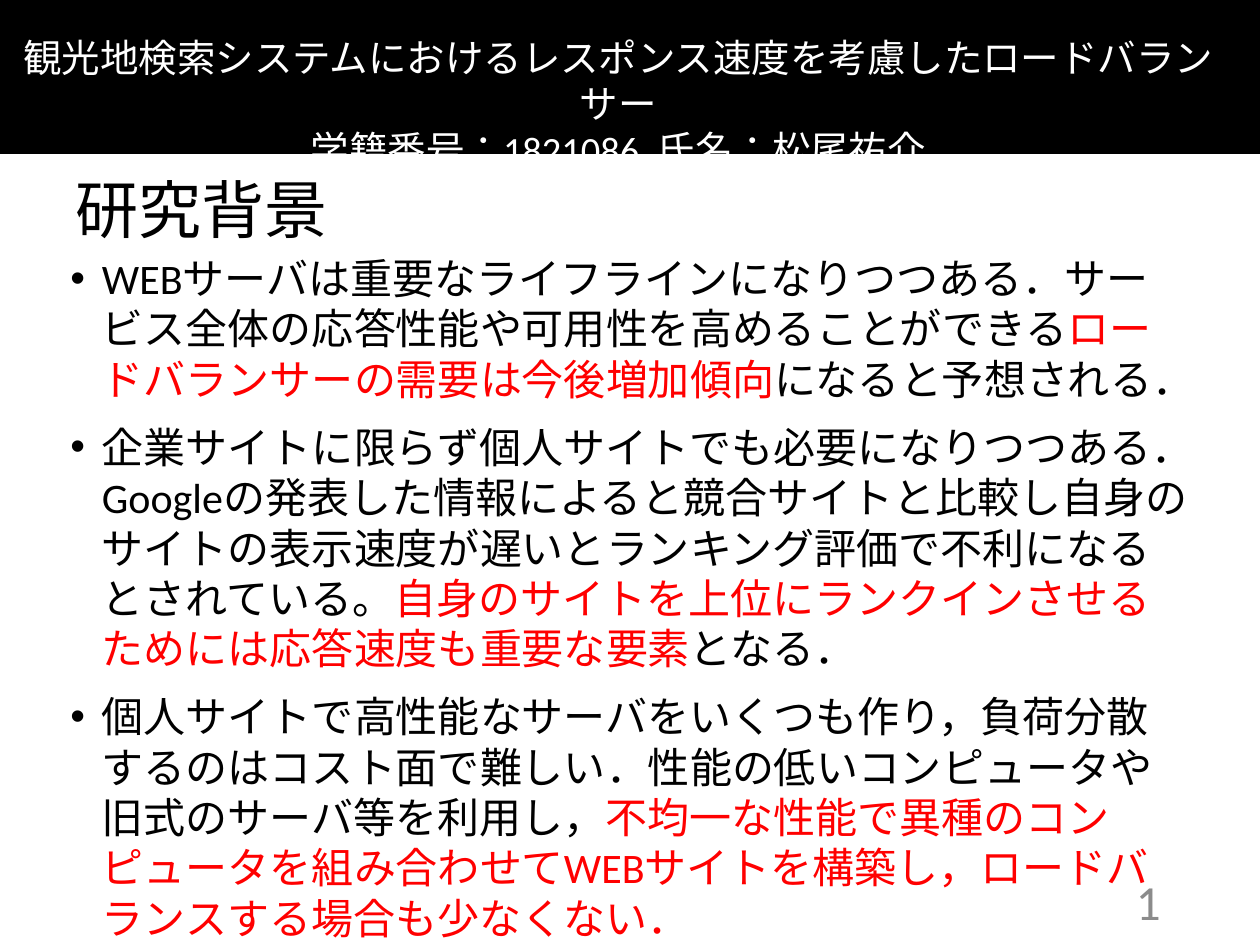
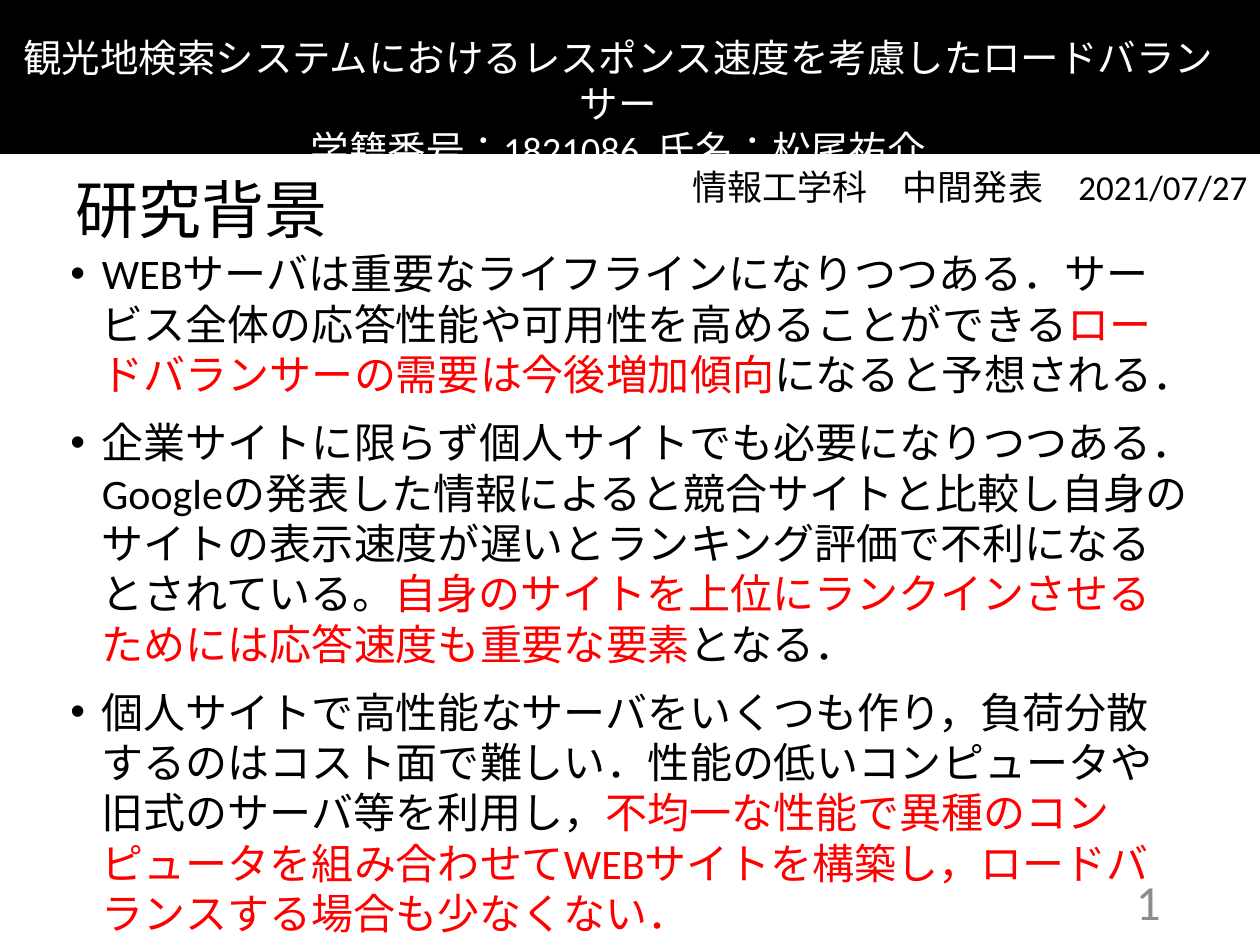
Before and after one commit to kait-takanolab/1821086_matsuo_thesis, a slide deck: slide 1 of 発表用/1821086_中間発表.pptx. Drawn at 1260x945 pixels with LibreOffice and Linux fonts; fonts in the diff are those of the drawing. Boxes give left, top, right and bottom in pixels: in the first picture for what was removed or moved away, otherwise in the second. Text is boxed around its words. In the diff, an @@ line names an element or a change of style, - is before the commit and + after.

Commit message:
2021/07/27 16:37:17.44

```diff
--- a/発表用/1821086_中間発表.pptx
+++ b/発表用/1821086_中間発表.pptx
@@ text added at [693,170,1247,203], 20 pt, text #000000 @@
+情報工学科 中間発表 2021/07/27
@@ text "WEBサーバは重要なライフラインになりつつある．サービス全体の応答性能や可用性を高めることができるロードバランサーの需要 ...": place and size @@
-text "WEBサーバは重要なライフラインになりつつある．サービス全体の応答性能や可用性を高めることができるロードバランサーの需要 ..." at [102,260,1194,938]
+text "WEBサーバは重要なライフラインになりつつある．サービス全体の応答性能や可用性を高めることができるロードバランサーの需要 ..." at [102,255,1194,933]
```
Also in this commit, not shown: 1 other slide changed.
